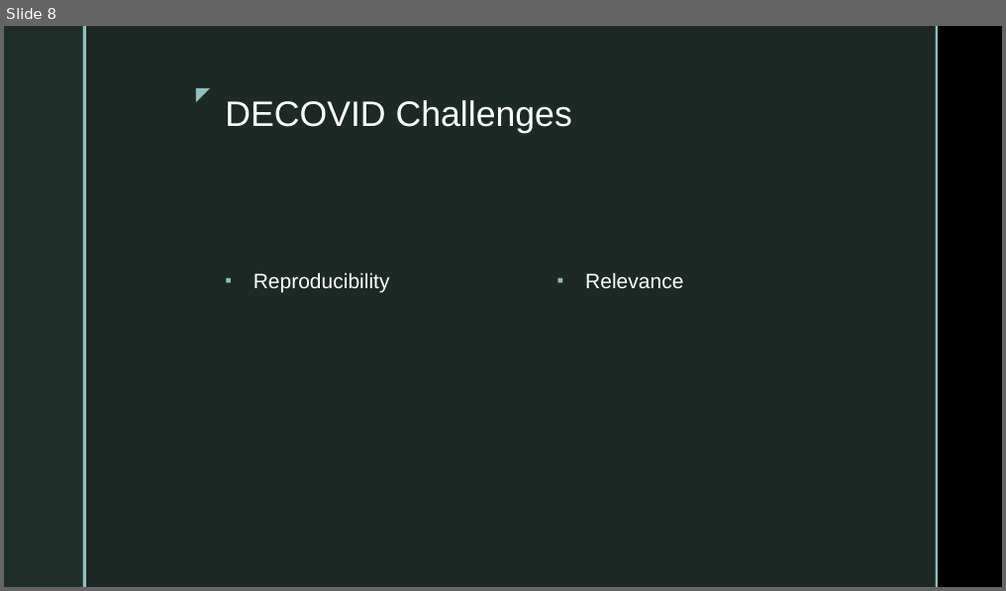
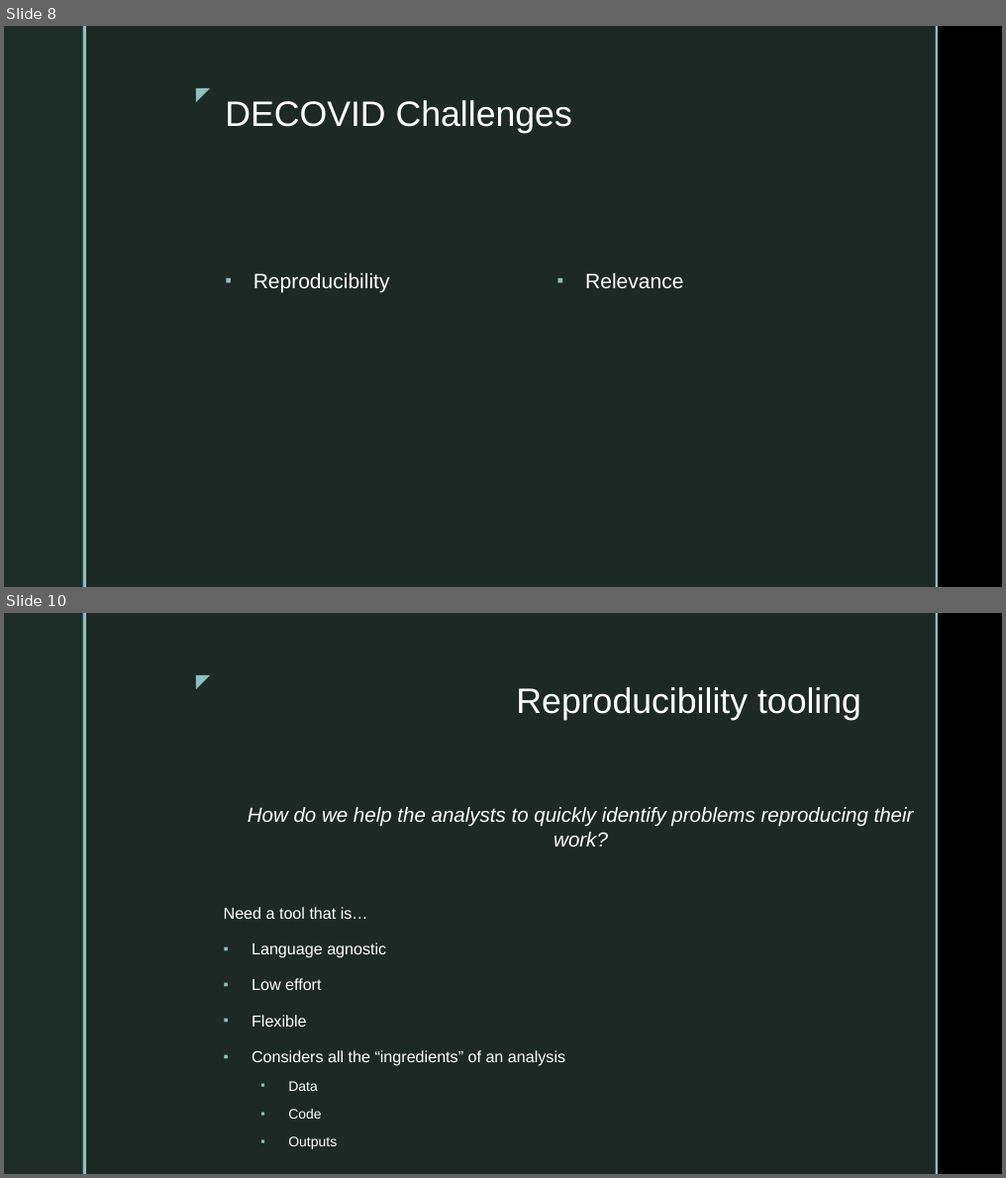
Before and after one commit to alan-turing-institute/learningmachines, a slide deck: doc/LM_Decovid.pptx. Shown one above the other, each under a label of ours: slide 8 before the commit, slides 8 and 10 after it; the slides between them are not shown. The pictures are 1006x591 and 1006x1178 pixels, drawn with LibreOffice and Linux fonts; fonts in the diff are those of the drawing; background and template pictures are left out. Boxes give left, top, right and bottom in pixels: in the first picture for what was removed or moved away, otherwise in the second. Text is boxed around its words. In the diff, an @@ line names an element or a change of style, - is before the commit and + after.

```diff
--- a/doc/LM_Decovid.pptx
+++ b/doc/LM_Decovid.pptx
@@ slide 10 added at box(4, 613, 1002, 1174), background picture (left out); not listed: 5 template elements that a slide beside it also shows @@
@@ title added at box(516, 687, 861, 720), 34 pt, text #FFFFFF @@
+Reproducibility tooling
@@ text added at box(224, 807, 914, 1150), 15.4 pt, text #FFFFFF @@
+How do we help the analysts to quickly identify problems reproducing their work?
+Need a tool that is…
+▪ Language agnostic
+▪ Low effort
+▪ Flexible
+▪ Considers all the “ingredients” of an analysis
+  ▪ Data
+  ▪ Code
+  ▪ Outputs
```
Also in this commit, not shown: 2 other slides added, 2 other files.
